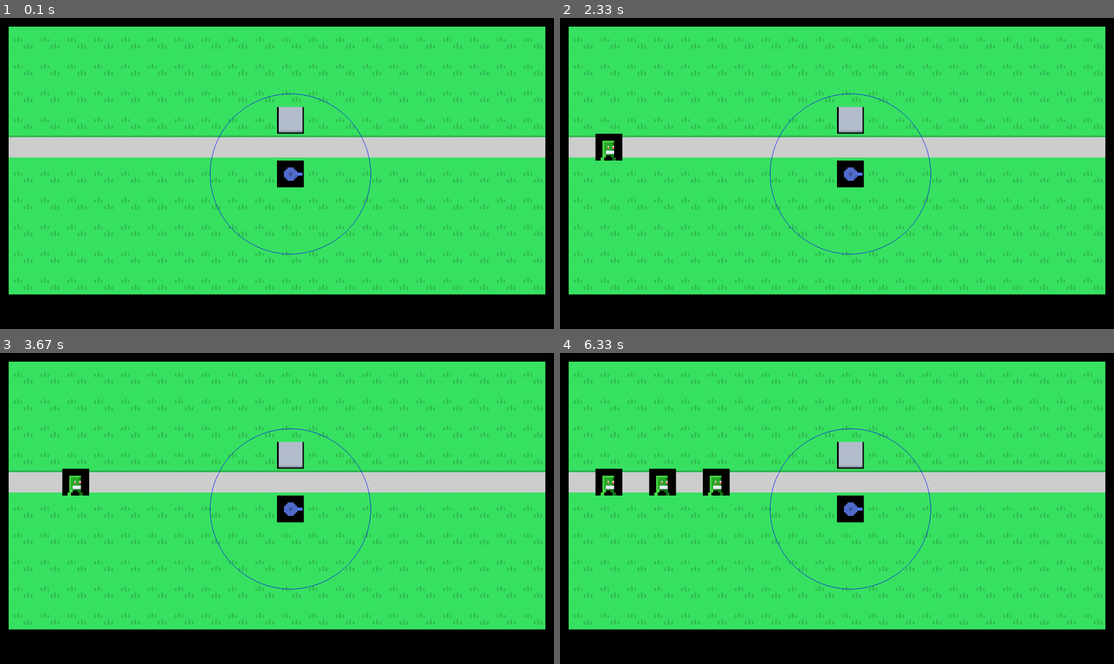
Above: before the commit, frames 1-4 (two rows, left to right).
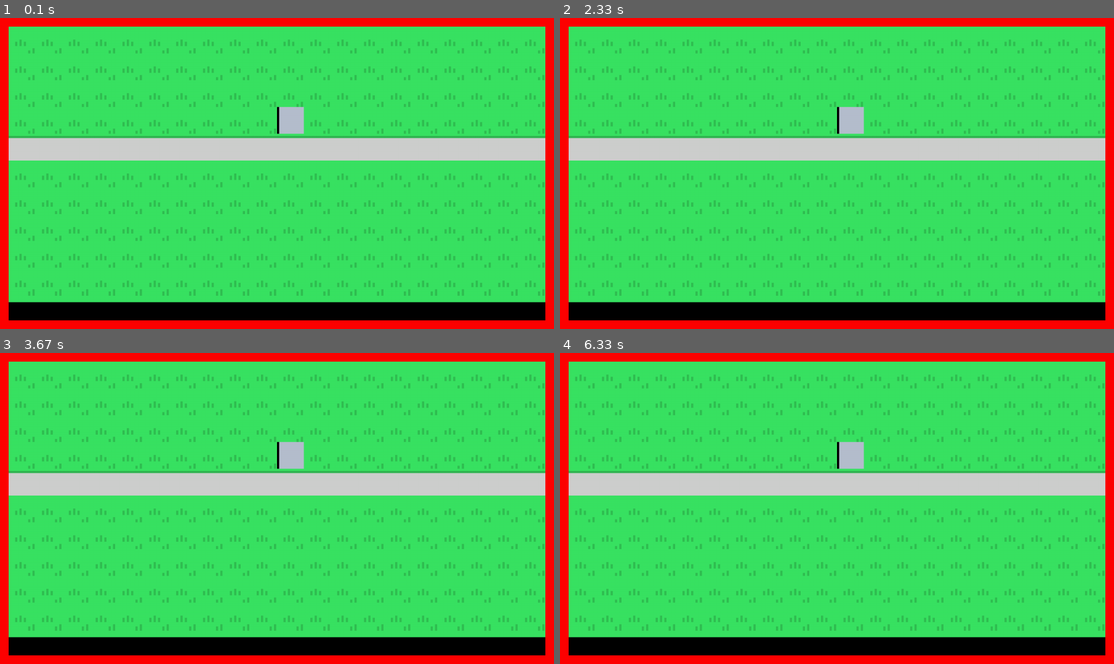
Above: after the commit, the same moments.

Repository: Al1babax/tower_defence_pygame
Game: pygame game, started from main.py
Two runs of this game, one before a commit and one after it. Both use one fixed random seed, a clock stepped at 60 frames per second and the inputs below.
Inputs:
- Up to frame 1 (0.1 s): no input
- Up to frame 2 (2.33 s): no input
- Up to frame 3 (3.67 s): no input
- Up to frame 4 (6.33 s): no input

The runs differ from the first frame. In frame 1, 20% of the frame differs, in the area x 0-100%, y 0-100%; in frame 2, 21%; in frame 3, 21%; in frame 4, 21%.

Commit message:
Background constructor

Diff:
--- a/Engine/render.py
+++ b/Engine/render.py
@@ -2,7 +2,6 @@
 from dataclasses import dataclass
 from typing import Optional, Tuple, List
 import pygame
-
 
 """
 Class to render the game to the screen
@@ -28,6 +27,7 @@
     sprite_map = json.load(file)
 
 sprite_sheet = pygame.image.load("Assets/main.png")
+
 
 class Sprite:
     def __init__(
@@ -92,10 +92,64 @@
         self.init_sprite()
 
     def rotate_sprite(self, angle: int):
-        # First rotate to neutral position
-        self.sprite_object = pygame.transform.rotate(self.sprite_object, -angle)
-
         self.sprite_object = pygame.transform.rotate(self.sprite_object, angle)
+
+
+class Background:
+    """ Class to make the background of the game sprites"""
+
+    def __init__(self, object_terrain: List[List[object]]):
+        self.bg_width = SCREEN_WIDTH
+        self.bg_height = SCREEN_HEIGHT
+
+        self.bg: pygame.Surface = pygame.Surface((self.bg_width, self.bg_height))
+        self.object_terrain = object_terrain
+        self.block_size = self.calculate_block_size()
+
+    def calculate_block_size(self):
+        block_size_x = self.bg_width // len(self.object_terrain[0])
+        block_size_y = self.bg_height // len(self.object_terrain)
+        return min(block_size_x, block_size_y)
+
+
+    def construct_sprite_matrix(self) -> List[List[Sprite]]:
+        from Engine.level import TerrainBlock
+
+        object_sprite_map = {
+            0: ["ground", "dirt"],
+            1: ["ground", "tower"],
+            2: ["ground", "grass"],
+        }
+
+        sprite_matrix = []
+        for row in self.object_terrain:
+            sprite_row = []
+            for sprite_object in row:
+                if isinstance(sprite_object, TerrainBlock):
+                    sprite_category, sprite_type = object_sprite_map[sprite_object.block_type]
+                    sprite = Sprite(sprite_category, sprite_type)
+                    sprite_row.append(sprite)
+                else:
+                    # Just render grass for now
+                    sprite = Sprite("ground", "grass")
+                    sprite_row.append(sprite)
+
+            sprite_matrix.append(sprite_row)
+
+        return sprite_matrix
+
+    def construct_background(self, sprite_matrix: List[List[Sprite]]):
+        for y, row in enumerate(sprite_matrix):
+            for x, sprite in enumerate(row):
+                self.bg.blit(sprite.get_sprite(), (x * self.block_size, y * self.block_size))
+
+    def create_background(self):
+        sprite_matrix = self.construct_sprite_matrix()
+        self.construct_background(sprite_matrix)
+
+    def get_background(self):
+        return self.bg
+
 
 @dataclass
 class ReturnPackage:
@@ -124,6 +178,23 @@
         # Get the game window to show up
         self.create_game_window()
 
+        # Make background object
+        self.background: Optional[Background] = None
+
+    def turn_tower(self, tower, sprite: Sprite):
+        from Engine.tower import Tower
+        tower: Tower = tower
+
+        # Get the current angle and rotate back to 0
+        old_angle = tower.old_rotation
+        sprite.rotate_sprite(-old_angle)
+
+        # Now rotate to the new angle
+        new_angle = tower.new_rotation
+        sprite.rotate_sprite(new_angle)
+
+        return sprite
+
     def create_game_window(self):
         # Imports all pygame modules
         pygame.init()
@@ -162,7 +233,7 @@
             for j, sq in enumerate(row):
 
                 # If previous block = current block, skip it
-                if self.updated_terrain and self.terrain_dict[(i, j)] == sq:
+                if self.updated_terrain and self.terrain_dict[(i, j)] == sq and not (isinstance(sq, Tower)):
                     # TODO: circle ?
                     continue
 
@@ -191,6 +262,11 @@
                                    enemy_action=enemy_action,
                                    tower_level=tower_level, size=size)
 
+                # If the sprite is a tower handle rotation
+                if isinstance(sq, Tower):
+                    sq_sprite = self.turn_tower(sq, sq_sprite)
+                    print(sq.old_rotation, sq.new_rotation)
+
                 self.sprite_dict[(i, j)] = sq_sprite
                 self.terrain_dict[(i, j)] = sq
 
@@ -212,8 +288,6 @@
         # For each tower placed, show shooting range
         for tower, tower_rect, tower_color in tower_list:
             pygame.draw.circle(self.game_window, tower_color, tower_rect.center, tower.range * self.block_size, width=1)
-
-
 
     def get_keyboard_input(self):
         key_pressed = pygame.key.get_pressed()
@@ -227,7 +301,7 @@
 
     def update(self, render_package: dict) -> ReturnPackage:
         self.return_package = ReturnPackage()
-        # self.game_window.fill("Black")
+        self.game_window.fill("Red")
 
         # Handles keyboard inputs
         self.get_keyboard_input()
@@ -235,8 +309,19 @@
         # Handles pygame events
         self.handle_events()
 
+        # Create background if it is not created
+        if self.background is None:
+            self.background = Background(render_package["level"].terrain)
+            self.background.create_background()
+
+        self.game_window.blit(self.background.get_background(), (SCREEN_X_POS, SCREEN_Y_POS))
+
+        # Draw a single sprite to the middle of the screen
+        # enemy_sprite = Sprite("enemies", "normal", "run")
+        # self.game_window.blit(enemy_sprite.get_sprite(), (SCREEN_X_POS + 100, SCREEN_Y_POS + 100))
+
         # Update various elements on screen
-        self.render_game(render_package["level"])
+        # self.render_game(render_package["level"])
         pygame.display.update()
 
         # Draw shooting line
--- a/Engine/tower.py
+++ b/Engine/tower.py
@@ -55,7 +55,8 @@
         self.projectile_speed: int = 0
         self.damage: int = 0
         self.damage_type: int = 0
-        self.rotation: int = 90
+        self.new_rotation: int = 90
+        self.old_rotation: int = 90
 
         # Paths for Tower and Projectiles assets
         self.projectile_asset_path = ""
@@ -142,7 +143,8 @@
             # Calculate the angle assuming 0 degrees is straight up
             angle = math.degrees(math.acos(dy / dist_to_enemy))
             print(f"Angle: {angle}")
-            self.rotation = angle
+            self.old_rotation = self.new_rotation
+            self.new_rotation = angle
 
             # If an enemy is shot, cooldown starts over and we exit the loop
             enemy_died: bool = enemy.take_damage(self.damage)
